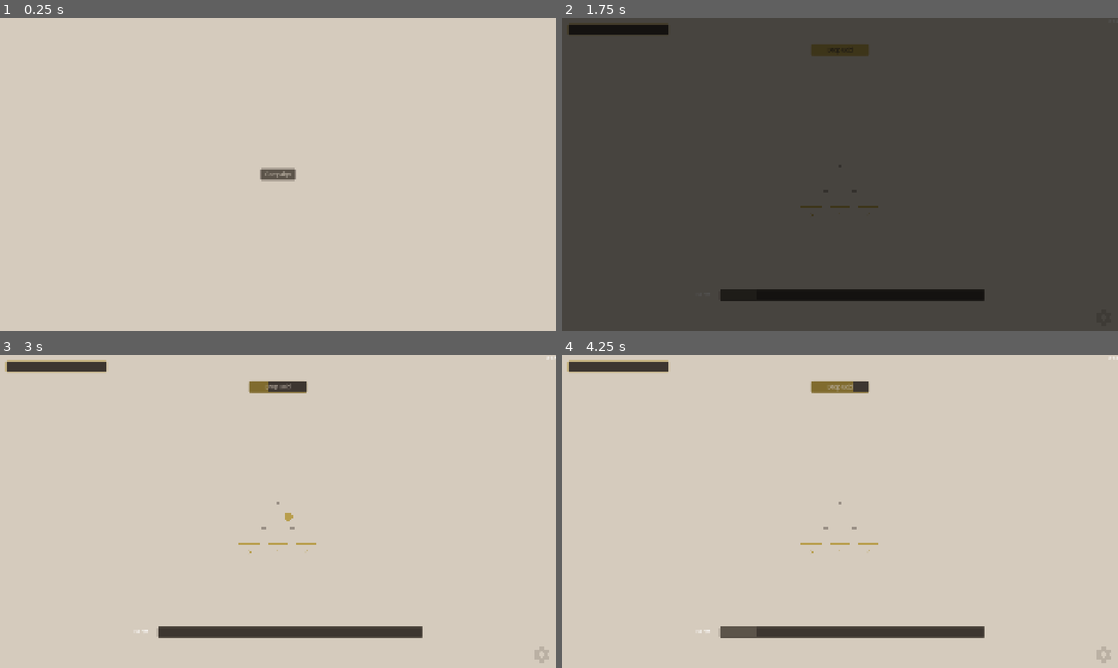
Above: before the commit, frames 1-4 (two rows, left to right).
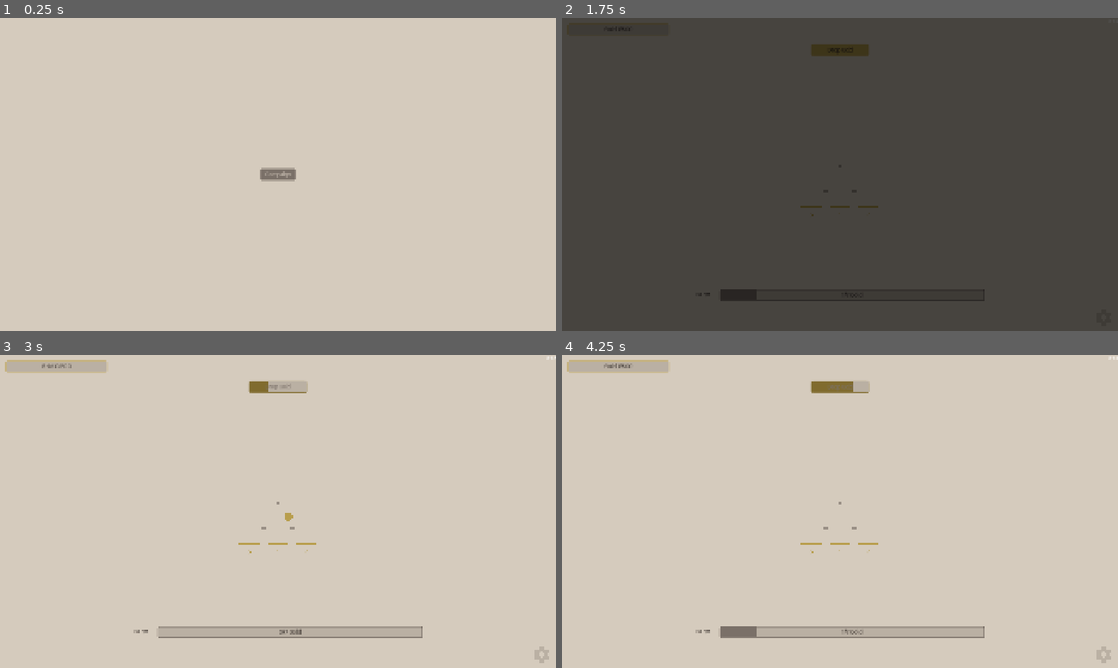
Above: after the commit, the same moments.

Repository: kjbrown-sandbox/pleenko
Game: Godot game, scene res://entities/main_menu/main_menu.tscn
Same seed, same stepped clock (60 frames per second), same inputs: the game is played once before the commit and once after it.
Inputs (mouse positions are in pixels of both pictures, inside the frame that each line leads up to):
- Up to frame 1 (0.25 s): no input
- Up to frame 2 (1.75 s): click "Campaign" at 0.5 s; click "Campaign" at 1.25 s
- Up to frame 3 (3 s): tap Enter at 2 s; move the mouse to (400, 495) at 2.02 s; hold Right (board_right) 2.03-2.78 s; hold Space (drop_coin) 2.03-2.78 s; click (400, 495) at 2.17 s; move the mouse to (166, 527) at 2.77 s; hold Down (challenges_down) from 2.78 s (still down); tap 1 (drop_unrefined) at 2.85 s
- Up to frame 4 (4.25 s): move the mouse to (895, 442) at 3.52 s; release Down (challenges_down) at 3.53 s; hold Right (board_right) from 3.53 s (still down); tap P at 3.6 s

The runs differ from the first frame. In frame 1, 0.2% of the frame differs, in the area x 47-53%, y 48-52%; in frame 2, 1.9%; in frame 3, 2.6%, in the area x 1-76%, y 2-91%; in frame 4, 2.5%.

Commit message:
Much better theming for light nier mode

Diff:
--- a/entities/fill_bar/fill_bar.gd
+++ b/entities/fill_bar/fill_bar.gd
@@ -105,7 +105,7 @@
 	_fill_label.horizontal_alignment = HORIZONTAL_ALIGNMENT_CENTER
 	_fill_label.vertical_alignment = VERTICAL_ALIGNMENT_CENTER
 	_fill_label.add_theme_font_size_override("font_size", t.button_font_size)
-	_fill_label.add_theme_color_override("font_color", t.background_color)
+	_fill_label.add_theme_color_override("font_color", t.button_fill_text_color)
 	_fill_label.add_theme_font_override("font", btn_font)
 	_fill_label.anchor_left = 0
 	_fill_label.anchor_top = 0
@@ -122,14 +122,14 @@
 	plus_button.add_theme_color_override("font_color", t.normal_text_color)
 	plus_button.add_theme_color_override("font_hover_color", t.normal_text_color)
 	plus_button.add_theme_color_override("font_pressed_color", t.normal_text_color)
-	plus_button.add_theme_color_override("font_disabled_color", t.resolve(VisualTheme.Palette.BG_5))
+	plus_button.add_theme_color_override("font_disabled_color", t.button_disabled_text_color)
 
 	# Style minus button (same outline style, with visible text)
 	_minus_styles = _apply_outline_style(minus_button, _fill_color, _disabled_color)
 	minus_button.add_theme_color_override("font_color", t.normal_text_color)
 	minus_button.add_theme_color_override("font_hover_color", t.normal_text_color)
 	minus_button.add_theme_color_override("font_pressed_color", t.normal_text_color)
-	minus_button.add_theme_color_override("font_disabled_color", t.resolve(VisualTheme.Palette.BG_5))
+	minus_button.add_theme_color_override("font_disabled_color", t.button_disabled_text_color)
 
 	main_button.focus_mode = Control.FOCUS_NONE
 	plus_button.focus_mode = Control.FOCUS_NONE
@@ -152,7 +152,7 @@
 func _apply_outline_style(button: Button, border_col: Color, disabled_border: Color) -> Array[StyleBoxFlat]:
 	var t: VisualTheme = ThemeProvider.theme
 
-	var base_bg := t.bg_shade_1
+	var base_bg := t.button_bg_color
 	var normal_style := t._make_stylebox(base_bg, border_col)
 	var hover_style := t._make_stylebox(base_bg, t.normal_text_color)
 	var pressed_style := t._make_stylebox(base_bg, t.normal_text_color)
@@ -196,15 +196,14 @@
 	if not _fill_rect:
 		return
 	var t: VisualTheme = ThemeProvider.theme
-	var text_color: Color
 	if is_disabled or at_max:
-		text_color = t.resolve(VisualTheme.Palette.BG_5)
 		_fill_rect.color = _disabled_color
+		_base_label.add_theme_color_override("font_color", t.button_disabled_text_color)
+		_fill_label.add_theme_color_override("font_color", t.button_disabled_text_color)
 	else:
-		text_color = t.normal_text_color
 		_fill_rect.color = _fill_color
-	_base_label.add_theme_color_override("font_color", text_color)
-	_fill_label.add_theme_color_override("font_color", text_color)
+		_base_label.add_theme_color_override("font_color", t.normal_text_color)
+		_fill_label.add_theme_color_override("font_color", t.button_fill_text_color)
 
 
 func setup_plus(on_pressed: Callable, on_hover: Callable = Callable(), on_update: Callable = Callable()) -> void:
@@ -232,7 +231,7 @@
 
 func set_plus_filled(can_afford: bool) -> void:
 	var t: VisualTheme = ThemeProvider.theme
-	var bg: Color = _fill_color if can_afford else t.bg_shade_1
+	var bg: Color = _fill_color if can_afford else t.button_bg_color
 	for style in _plus_styles:
 		style.bg_color = bg
 
@@ -253,7 +252,7 @@
 
 func set_minus_filled(active: bool) -> void:
 	var t: VisualTheme = ThemeProvider.theme
-	var bg: Color = _fill_color if active else t.bg_shade_1
+	var bg: Color = _fill_color if active else t.button_bg_color
 	for style in _minus_styles:
 		style.bg_color = bg
 
--- a/entities/level_section/level_section.gd
+++ b/entities/level_section/level_section.gd
@@ -8,6 +8,7 @@
 
 func _ready() -> void:
 	var t: VisualTheme = ThemeProvider.theme
+	level_label.add_theme_color_override("font_color", t.normal_text_color)
 	progress_bar.setup(t.button_enabled_color, t.button_disabled_color)
 	progress_bar.main_button.mouse_filter = Control.MOUSE_FILTER_IGNORE
 	progress_bar.apply_fill_colors(false)
--- a/entities/tooltip/tooltip.gd
+++ b/entities/tooltip/tooltip.gd
@@ -49,7 +49,7 @@
 func _apply_theme() -> void:
 	var t: VisualTheme = ThemeProvider.theme
 	_label.add_theme_font_size_override("font_size", int(t.button_font_size))
-	_label.add_theme_color_override("font_color", t.resolve(VisualTheme.Palette.BG_5))
+	_label.add_theme_color_override("font_color", t.body_text_color)
 	_label.add_theme_constant_override("line_spacing", -int(t.button_font_size) / 3)
 	var font: Font = t.button_font if t.button_font else t.label_font
 	if font:
--- a/style_lab/presets/nier_parchment.tres
+++ b/style_lab/presets/nier_parchment.tres
@@ -28,9 +28,10 @@
 body_text_source = 2
 overlay_opacity = 0.5
 label_font = ExtResource("1_fbp74")
-button_enabled_source = 1
-button_disabled_source = 3
+button_enabled_source = 2
+button_disabled_source = 4
 button_hovered_source = 15
 button_font = ExtResource("1_fbp74")
+button_bg_source = 4
 button_border_source = 2
 board_glow_opacity = 0.03
--- a/style_lab/visual_theme.gd
+++ b/style_lab/visual_theme.gd
@@ -118,6 +118,9 @@
 @export var button_padding := Vector2(16, 5)                      # horizontal, vertical
 @export var button_border_radius := 4
 @export var button_border_width := 3
+@export var button_bg_source: Palette = Palette.BG_1
+@export var button_fill_text_source: Palette = Palette.BG_7
+@export var button_disabled_text_source: Palette = Palette.BG_3
 @export var button_border_source: Palette = Palette.BG_4
 @export var button_pulse_scale := 1.03
 @export var button_pulse_duration := 0.12
@@ -227,6 +230,12 @@
 	get: return resolve(button_hovered_source)
 var button_text_color: Color:
 	get: return resolve(button_text_source)
+var button_bg_color: Color:
+	get: return resolve(button_bg_source)
+var button_fill_text_color: Color:
+	get: return resolve(button_fill_text_source)
+var button_disabled_text_color: Color:
+	get: return resolve(button_disabled_text_source)
 var button_border_color: Color:
 	get: return resolve(button_border_source)
 
